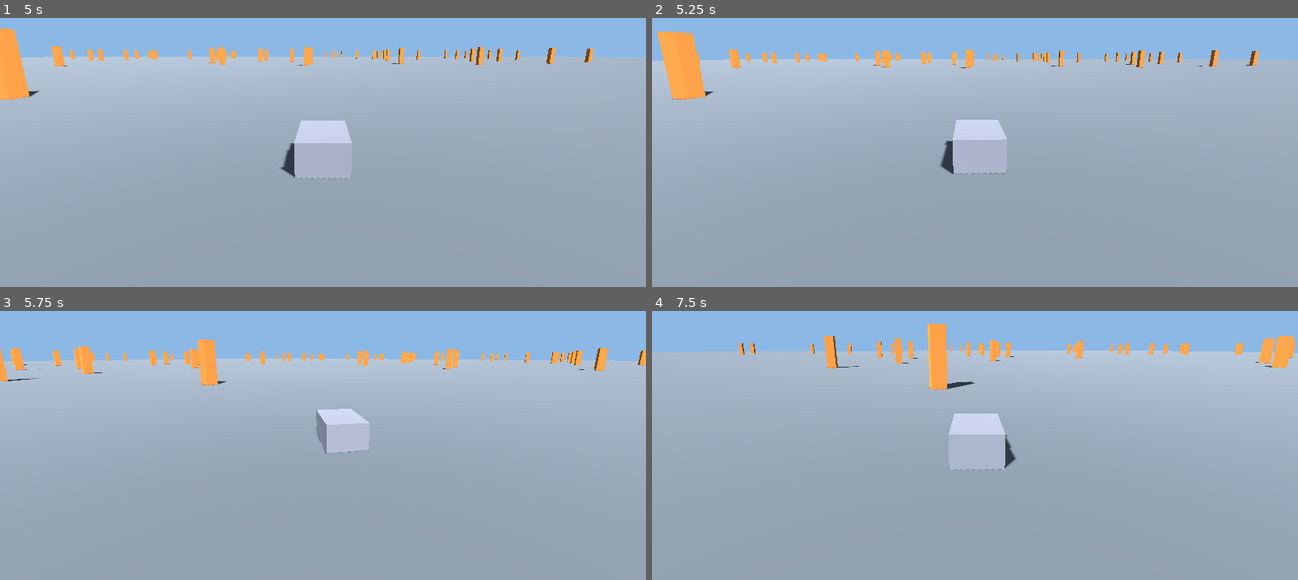
Above: before the commit, frames 1-4 (two rows, left to right).
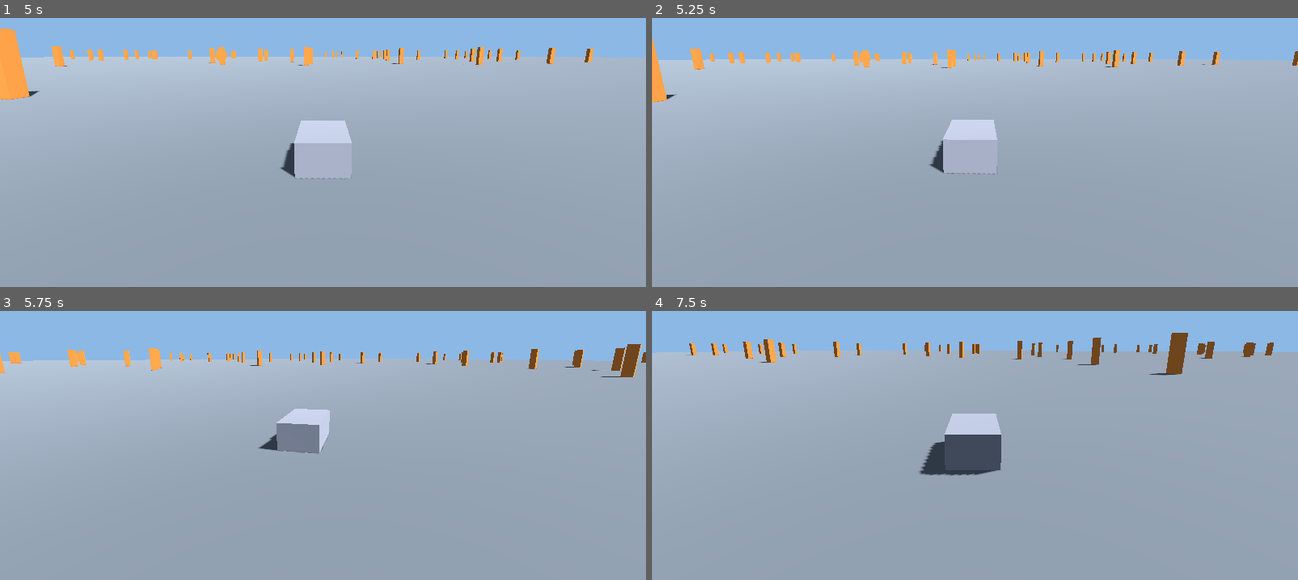
Above: after the commit, the same moments.

Repository: Ajustor/superKart
Game: Godot game, scene res://scenes/test_ground.tscn
Two runs of this game, one before a commit and one after it. Both use one fixed random seed, a clock stepped at 60 frames per second and the inputs below.
Inputs (mouse positions are in pixels of both pictures, inside the frame that each line leads up to):
- Up to frame 1 (5 s): tap Enter at 0.5, 2.75 s; move the mouse to (290, 179) at 0.52 s; hold Right (steer_right) 0.53-1.25 s; hold Space (drift) 0.53-1.25 s; click (290, 179) at 0.67 s; drag from (516, 160) to (290, 179) at 1.27 s; tap Space (drift) at 2, 3.5 s; move the mouse to (129, 50) at 2.02 s; hold Left (steer_left) 2.03-2.75 s; tap Ctrl (use_item) at 2.1 s; drag from (355, 106) to (129, 50) at 2.77 s; move the mouse to (outside the picture) at 3.52 s; hold Down (brake) 3.53-4.25 s; tap Alt at 3.6 s; tap Escape (ui_cancel) at 4.15 s; drag from (465, 87) to (outside the picture) at 4.27 s
- Up to frame 2 (5.25 s): move the mouse to (845, 122) at 5.02 s; hold Right (steer_right) from 5.03 s (still down); hold Up (throttle) from 5.03 s (still down); click (845, 122) at 5.17 s
- Up to frame 3 (5.75 s): keep holding Right (steer_right); keep holding Up (throttle)
- Up to frame 4 (7.5 s): release Right (steer_right) at 5.75 s; release Up (throttle) at 5.75 s; drag from (1039, 319) to (845, 415) at 5.77 s; move the mouse to (942, 472) at 6.52 s; hold Right (steer_right) 6.53-7.25 s; hold Shift 6.53-7.25 s; drag from (1168, 453) to (942, 472) at 7.27 s

Frame 1 is identical in both runs. In frame 2, 3.8% of the frame differs, in the area x 0-100%, y 5-59%; in frame 3, 5.1%; in frame 4, 9.2%, in the area x 0-100%, y 4-62%.

Commit message:
fix: le braquage tournait du mauvais côté
Le moteur compte son lacet comme une boussole (positif = droite), mais
Godot tourne dans l'autre sens autour de +Y (positif = gauche). Rien ne
réconciliait les deux, donc appuyer à droite faisait tourner le kart à
gauche à l'écran — les 43 tests ne voyaient rien puisqu'ils vérifient
la cohérence interne du moteur, jamais sa projection dans le monde.

La conversion se fait maintenant une seule fois, à la frontière entre
les deux repères : dans kart.gd (vecteur avant, rotation appliquée,
initialisation et respawn) et dans chase_camera.gd, qui construisait
son propre vecteur avant avec la même ancienne convention. KartMotor
et les tests n'ont pas bougé.

Co-Authored-By: Claude Sonnet 5 <noreply@anthropic.com>

Diff:
--- a/scripts/camera/chase_camera.gd
+++ b/scripts/camera/chase_camera.gd
@@ -25,7 +25,7 @@
 
 func _physics_process(delta: float) -> void:
 	var motor := _kart.motor
-	var forward := Vector3(-sin(motor.velocity_dir), 0.0, -cos(motor.velocity_dir))
+	var forward := Vector3(sin(motor.velocity_dir), 0.0, -cos(motor.velocity_dir))
 
 	var desired := _kart.global_position - forward * distance + Vector3.UP * height
 	# Un suivi à ressort : la caméra se laisse distancer à l'accélération.
--- a/scripts/kart/kart.gd
+++ b/scripts/kart/kart.gd
@@ -22,8 +22,8 @@
 	motor = KartMotor.new(stats)
 	_input = get_node(input_path) as KartInput
 	assert(_input != null, "input_path doit pointer vers un KartInput")
-	motor.velocity_dir = rotation.y
-	motor.heading = rotation.y
+	motor.velocity_dir = -rotation.y
+	motor.heading = -rotation.y
 
 
 func _physics_process(delta: float) -> void:
@@ -41,12 +41,15 @@
 	else:
 		_vertical -= stats.gravity * delta
 
-	# En Godot, l'avant d'un nœud 3D est -Z.
-	var forward := Vector3(-sin(motor.velocity_dir), 0.0, -cos(motor.velocity_dir))
+	# Le moteur compte ses angles comme une boussole : lacet positif = vers la
+	# droite. Godot compte l'inverse — une rotation positive autour de +Y tourne
+	# vers la gauche. La conversion se fait ici, au seul endroit où les deux
+	# repères se rencontrent, plutôt que d'éparpiller des signes dans la physique.
+	var forward := Vector3(sin(motor.velocity_dir), 0.0, -cos(motor.velocity_dir))
 	velocity = forward * motor.speed + Vector3.UP * _vertical
 	move_and_slide()
 
-	rotation.y = motor.heading
+	rotation.y = -motor.heading
 
 
 ## Remet le kart à un état neutre à la position donnée. Le terrain d'essai
@@ -57,5 +60,5 @@
 	_vertical = 0.0
 	_was_hopping = false
 	motor = KartMotor.new(stats)
-	motor.velocity_dir = where.basis.get_euler().y
+	motor.velocity_dir = -where.basis.get_euler().y
 	motor.heading = motor.velocity_dir
